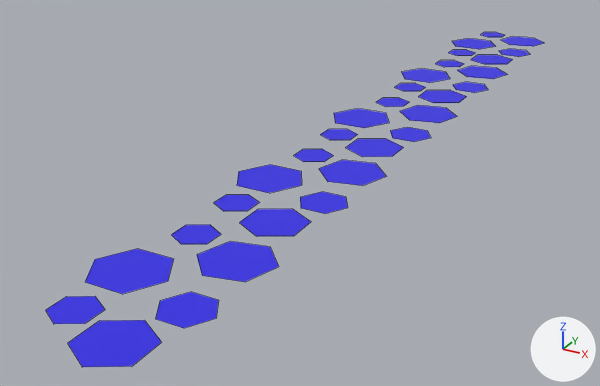
Two versions of the FBX model Assets/Toon Vehicles Free/Models/droga.fbx, one commit apart.
Before and after are seen from a 50 mm camera at (3.8, -3.35, 3.32) aimed at (-0.7, 4.83, -0.77). The lights are fixed; the arrows at lower right show +X, +Y and +Z. Mesh edges are drawn as thin lines. Where no turn or scale is listed for an object, it has been applied to the vertices.

Objects in the first picture: 'droga.001'.
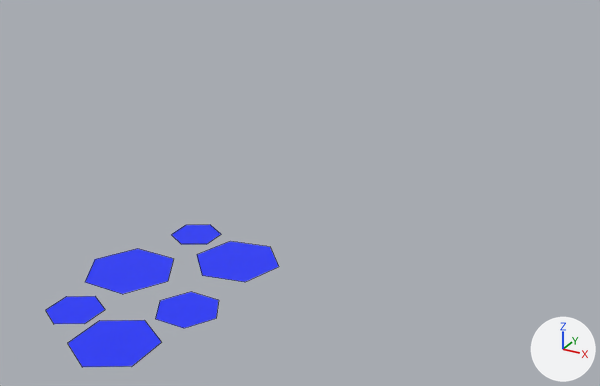
Boxes (x1, y1, x2, y2) around the edits, measured in the pictures (600 x 386 px):
'droga.001', recoloured, reshaped (53% narrower, 57% shorter)
    before: (46, 32, 544, 367)
    after: (46, 225, 279, 367)
part 1 of me_circle_003, deleted (blue)
    before: (214, 32, 544, 236)

The change, as a list of edits to the scene's bpy script:
```text
Change mat_kropeczka:
    mat_kropeczka.base_color: (0.028, 0.0176, 0.8) -> (0.0118, 0.0317, 1.0)  # blue #2f24e7 -> blue #1c32ff
Change me_circle_003:
    used by ob_droga_001; location = (0.0, 0.0, 0.0)
    remove me_circle_003.from_pydata(...)  # 180 vertices, 30 faces; spans x -0.69..0.73, y 0.03..11.2, z 0.0
    add me_circle_003.from_pydata(...)  # 36 vertices, 6 faces; spans x -0.69..0.73, y 0.03..2.26, z 0.0
    me_circle_003 part 1: 24 loose pieces with 144 vertices, spanning x -0.69..0.73, y 2.26..11.2, z 0.0, are deleted
```
